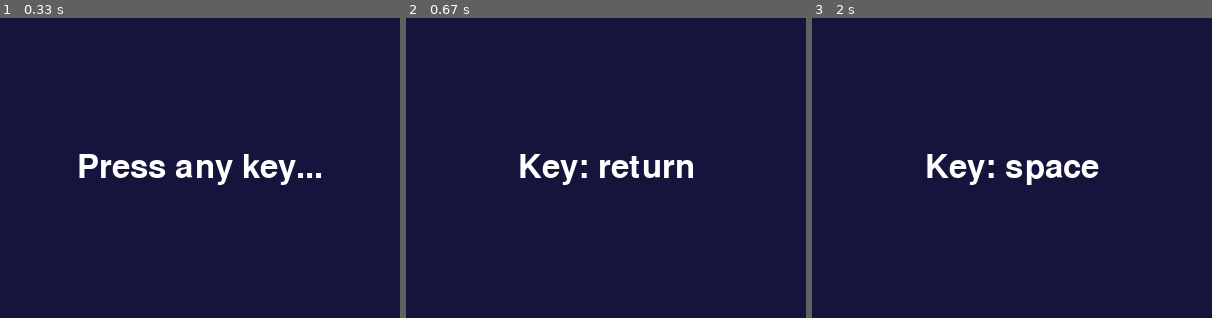
Above: before the commit, frames 1-3 (left to right).
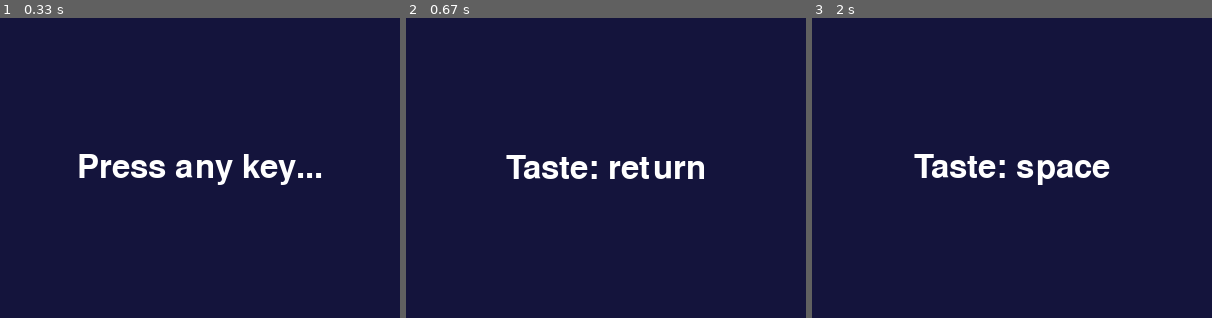
Above: after the commit, the same moments.

Repository: lerummi/pygame-template
Game: pygame game, started from learn/1_tasten/main.py
Same seed, same stepped clock (60 frames per second), same inputs: the game is played once before the commit and once after it.
Inputs:
- Up to frame 1 (0.33 s): no input
- Up to frame 2 (0.67 s): tap Enter at 0.33 s
- Up to frame 3 (2 s): tap Space at 1.67 s

Frame 1 is identical in both runs. In frame 2, 1.9% of the frame differs, in the area x 25-75%, y 45-56%; in frame 3, 2.0%.

Commit message:
app nicht automatisch starten

Diff:
--- a/learn/1_tasten/main.py
+++ b/learn/1_tasten/main.py
@@ -23,8 +23,8 @@
                 run = False
             if event.type == pygame.KEYDOWN:
                 # Get the name of the pressed key
-                current_key = f"Key: {pygame.key.name(event.key)}"
-                print(f"Key pressed: {pygame.key.name(event.key)}")
+                current_key = f"Taste: {pygame.key.name(event.key)}"
+                print(f"Taste: {pygame.key.name(event.key)}")
 
         # Clear screen with dark blue background
         window.fill((20, 20, 60))
Not shown, changed: .devcontainer/devcontainer.json
Not shown, changed: README.md
